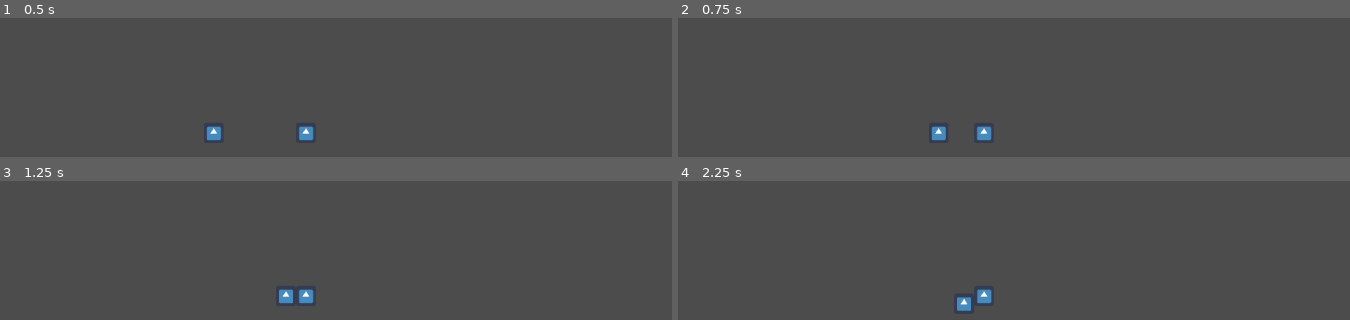
Above: before the commit, frames 1-4 (two rows, left to right).
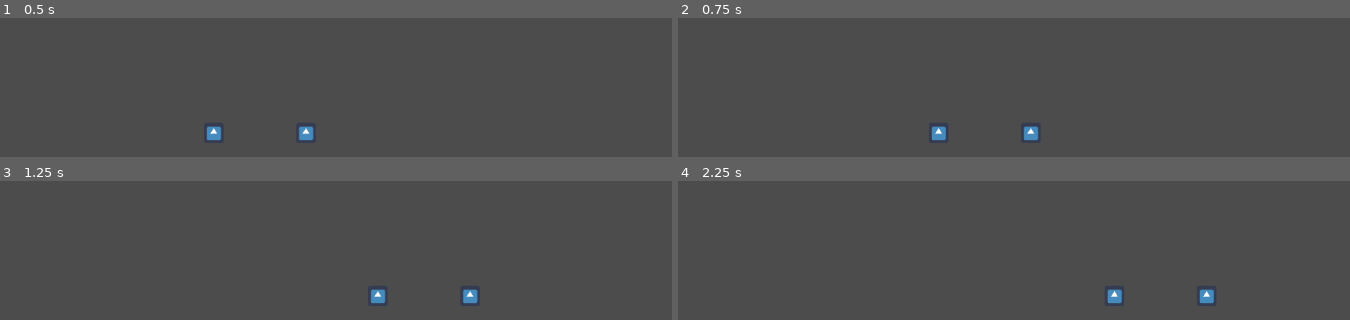
Above: after the commit, the same moments.

Repository: Clockknight/Chrono-Conflict
Game: Godot game, scene res://Scenes/map.tscn
The game is run twice, just before and just after one commit, with the same random seed, the same clock (stepped at 60 frames per second) and the same inputs. The engine's default icon, where the game draws it, is replaced by a stand-in: a white triangle on a blue panel in a dark square.
Inputs:
- Up to frame 1 (0.5 s): no input
- Up to frame 2 (0.75 s): tap Enter at 0.5 s; hold D (ui_p1right) from 0.53 s (still down); tap T (ui_p1a1) at 0.6 s
- Up to frame 3 (1.25 s): keep holding D (ui_p1right); tap Y (ui_p1a2) at 0.8 s
- Up to frame 4 (2.25 s): release D (ui_p1right) at 1.28 s; hold S (ui_p1down) 1.28-2.03 s; tap Y (ui_p1a2) at 1.35 s; tap F (ui_p1a3) at 1.55, 2.1 s; tap Space at 2 s; hold D (ui_p1right) from 2.03 s (still down)

Frame 1 is identical in both runs. In frame 2, 0.4% of the frame differs, in the area x 44-54%, y 77-88%; in frame 3, 0.9%; in frame 4, 0.9%, in the area x 41-80%, y 77-94%.
Error after the commit: Invalid call. Nonexistent function 'configure' in base 'bool'. (res://Scripts/manager.gd:34)

Commit message:
Make Orbulon Extend Player

Diff:
--- a/Nodes/Boxes/box.gd
+++ b/Nodes/Boxes/box.gd
@@ -4,3 +4,7 @@
 
 func _init() -> void:
 	pass
+
+# func tick
+# if lifetime <= 0
+# kill this object
--- a/Scenes/map.tscn
+++ b/Scenes/map.tscn
@@ -1,8 +1,8 @@
 [gd_scene load_steps=5 format=2]
 
-[ext_resource path="res://Orbulon.gd" type="Script" id=1]
+[ext_resource path="res://Scripts/Orbulon.gd" type="Script" id=1]
 [ext_resource path="res://icon.png" type="Texture" id=2]
-[ext_resource path="res://manager.gd" type="Script" id=3]
+[ext_resource path="res://Scripts/manager.gd" type="Script" id=3]
 
 [sub_resource type="RectangleShape2D" id=1]
 extents = Vector2( 64, 64 )
--- a/Orbulon.gd
+++ b/Scripts/Orbulon.gd
@@ -1,24 +1,8 @@
-extends KinematicBody2D
+extends player
 
-export(float) var horizontal_speed = 25.0
-export(float) var vertical_speed = 80.0
-export(float) var gravity = 5
-export(float) var terminal_speed = gravity * 20
-var directional_input  = Vector2.ZERO
 var bottom_pos = 0
 
-var _up_string = "ui_p1up"
-var _down_string = "ui_p1down"
-var _left_string = "ui_p1left"
-var _right_string = "ui_p1right"
-var _a1_string = "ui_p1a1"
-var _a2_string = "ui_p1a2"
-var _a3_string = "ui_p1a3"
-var _a4_string = "ui_p1a4"
 
-var _p1_side = true
-var _bottom
-var _other
 
 func _init():
 	print("start")
@@ -75,22 +59,11 @@
 	sidecheck()
 
 
-func sidecheck():
-	_p1_side = self.position.x < _other.position.x
 
 
 
-func config(other_player):
-	# player object assumes it's player 1 until otherwise stated
-	_other = other_player
-	sidecheck()
 
-	if not _p1_side:
-		_up_string = "ui_p2up"
-		_down_string = "ui_p2down"
-		_left_string = "ui_p2left"
-		_right_string = "ui_p2right"
-		_a1_string = "ui_p2a1"
-		_a2_string = "ui_p2a2"
-		_a3_string = "ui_p2a3"
-		_a4_string = "ui_p2a4"
+
+# func to take in 2d array and repeatedly call below box
+
+# func to spawn box given array of variables describing it
--- /dev/null
+++ b/Scripts/Player.gd
@@ -0,0 +1,43 @@
+class_name player
+extends KinematicBody2D
+
+export(float) var horizontal_speed = 25.0
+export(float) var vertical_speed = 80.0
+export(float) var gravity = 5
+export(float) var terminal_speed = gravity * 20
+var directional_input  = Vector2.ZERO
+
+
+var _up_string = "ui_p1up"
+var _down_string = "ui_p1down"
+var _left_string = "ui_p1left"
+var _right_string = "ui_p1right"
+var _a1_string = "ui_p1a1"
+var _a2_string = "ui_p1a2"
+var _a3_string = "ui_p1a3"
+var _a4_string = "ui_p1a4"
+
+var _other
+var _p1_side = true
+var _bottom
+
+
+
+func configure(other_player):
+	# player object assumes it's player 1 until otherwise stated
+	_other = other_player
+	sidecheck()
+
+	if not _p1_side:
+		_up_string = "ui_p2up"
+		_down_string = "ui_p2down"
+		_left_string = "ui_p2left"
+		_right_string = "ui_p2right"
+		_a1_string = "ui_p2a1"
+		_a2_string = "ui_p2a2"
+		_a3_string = "ui_p2a3"
+		_a4_string = "ui_p2a4"
+
+
+func sidecheck():
+	_p1_side = self.position.x < _other.position.x
--- /dev/null
+++ b/Scripts/manager.gd
@@ -0,0 +1,60 @@
+extends Node
+
+
+# Declare member variables here. Examples:
+# var a = 2
+# var b = "text"
+var p1 = false
+var p2
+var _timer
+
+# Called when the node enters the scene tree for the first time.
+func _ready():
+	_timer = Timer.new()
+	add_child(_timer)
+	_timer.connect("timeout", self, "_on_Timer_timeout")
+	_timer.set_wait_time(1.0)
+	_timer.set_one_shot(false) # Make sure it loops
+	_timer.start()
+
+
+	# find all children (there should be 2)
+	# Find the two player objects
+	# assign p1/p2 arbitrarily for now
+	if self.get_child_count() == 2:
+		for player in self.get_children():
+			if not p1:
+				p1 = player
+			else:
+				p2 = player
+
+
+	# run config() on each, setting their control strings as needed depending on which is p1/p2
+
+	p1.configure(p2)
+	p2.configure(p1)
+	pass
+
+
+#Func to update state
+# using type of move, normal, special, etc
+# hitstun / special animation
+# jumping or whatever
+
+
+
+func _on_Timer_timeout():
+	_tick()
+
+
+func _tick():
+# move tick all children
+# collisions and jumps n stuff
+	p1.move_tick()
+	p2.move_tick()
+
+# other checks
+# hit/hurtbox collisions
+	p1.move_tick()
+	p2.move_tick()
+# update states based on collisions
--- a/manager.gd
+++ /dev/null
@@ -1,32 +0,0 @@
-extends Node
-
-
-# Declare member variables here. Examples:
-# var a = 2
-# var b = "text"
-var p1 = false
-var p2
-
-# Called when the node enters the scene tree for the first time.
-func _ready():
-
-
-	# find all children (there should be 2)
-	# Find the two player objects
-	# assign p1/p2 arbitrarily for now
-	if self.get_child_count() == 2:
-		for player in self.get_children():
-			if not p1:
-				p1 = player
-			else:
-				p2 = player
-
-
-	# run config() on each, setting their control strings as needed depending on which is p1/p2
-
-	p1.config(p2)
-	p2.config(p1)
-	pass
-
-
-#func for accepting win/loss
--- a/project.godot
+++ b/project.godot
@@ -23,11 +23,17 @@
 "class": "Hurtbox",
 "language": "GDScript",
 "path": "res://Nodes/Boxes/hurtbox.gd"
+}, {
+"base": "KinematicBody2D",
+"class": "player",
+"language": "GDScript",
+"path": "res://Scripts/Player.gd"
 } ]
 _global_script_class_icons={
 "Box": "",
 "Hitbox": "",
-"Hurtbox": ""
+"Hurtbox": "",
+"player": ""
 }
 
 [application]
@@ -35,6 +41,10 @@
 config/name="Chronal Combat"
 run/main_scene="res://Scenes/map.tscn"
 config/icon="res://icon.png"
+
+[debug]
+
+settings/fps/force_fps=60
 
 [gui]
 
